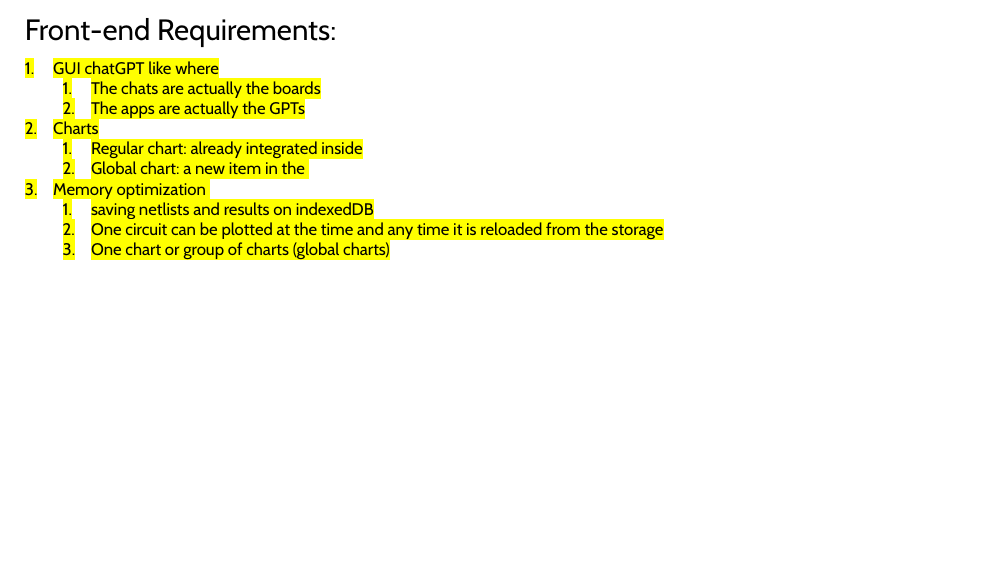
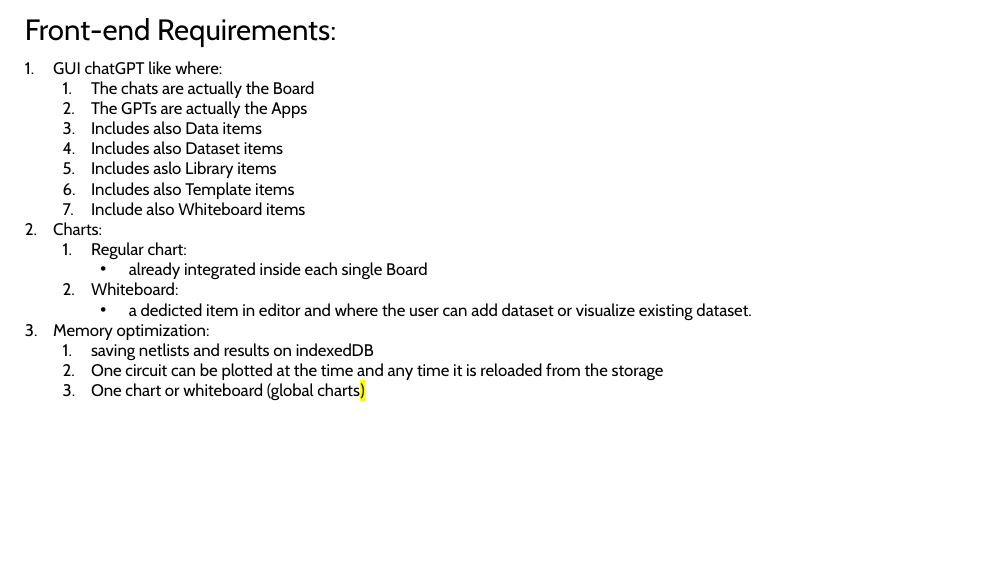
Before and after one commit to Cristiana85/integra-v1.0, a slide deck: slide 6 of INTEGRA Editor Project.pptx (slide 4 before the commit). Drawn at 1008x567 pixels with LibreOffice and Linux fonts; fonts in the diff are those of the drawing. Boxes give left, top, right and bottom in pixels: in the first picture for what was removed or moved away, otherwise in the second. Text is boxed around its words. In the diff, an @@ line names an element or a change of style, - is before the commit and + after.

```diff
--- a/INTEGRA Editor Project.pptx
+++ b/INTEGRA Editor Project.pptx
@@ text at [53,61,751,340]: text changed @@
-1. GUI chatGPT like where
-  1. The chats are actually the boards
-  2. The apps are actually the GPTs
-2. Charts
-  1. Regular chart: already integrated inside
-  2. Global chart: a new item in the
-3. Memory optimization
+1. GUI chatGPT like where:
+  1. The chats are actually the Board
+  2. The GPTs are actually the Apps
+  3. Includes also Data items
+  4. Includes also Dataset items
+  5. Includes aslo Library items
+  6. Includes also Template items
+  7. Include also Whiteboard items
+2. Charts:
+  1. Regular chart:
+    • already integrated inside each single Board
+  2. Whiteboard:
+    • a dedicted item in editor and where the user can add dataset or visualize existing dataset.
+3. Memory optimization:
@@ text at [91,343,664,380]: highlight #FFFF00 to none in "saving netlists and results on indexedDB", "One circuit can be plotted at the ..." @@
@@ text at [91,382,364,400]: text changed @@
-  3. One chart or group of charts (global charts)
+  3. One chart or whiteboard (global charts)
```
Also in this commit, not shown: 1 other slide changed, 4 slides added, 5 slides removed, 1 other file.
